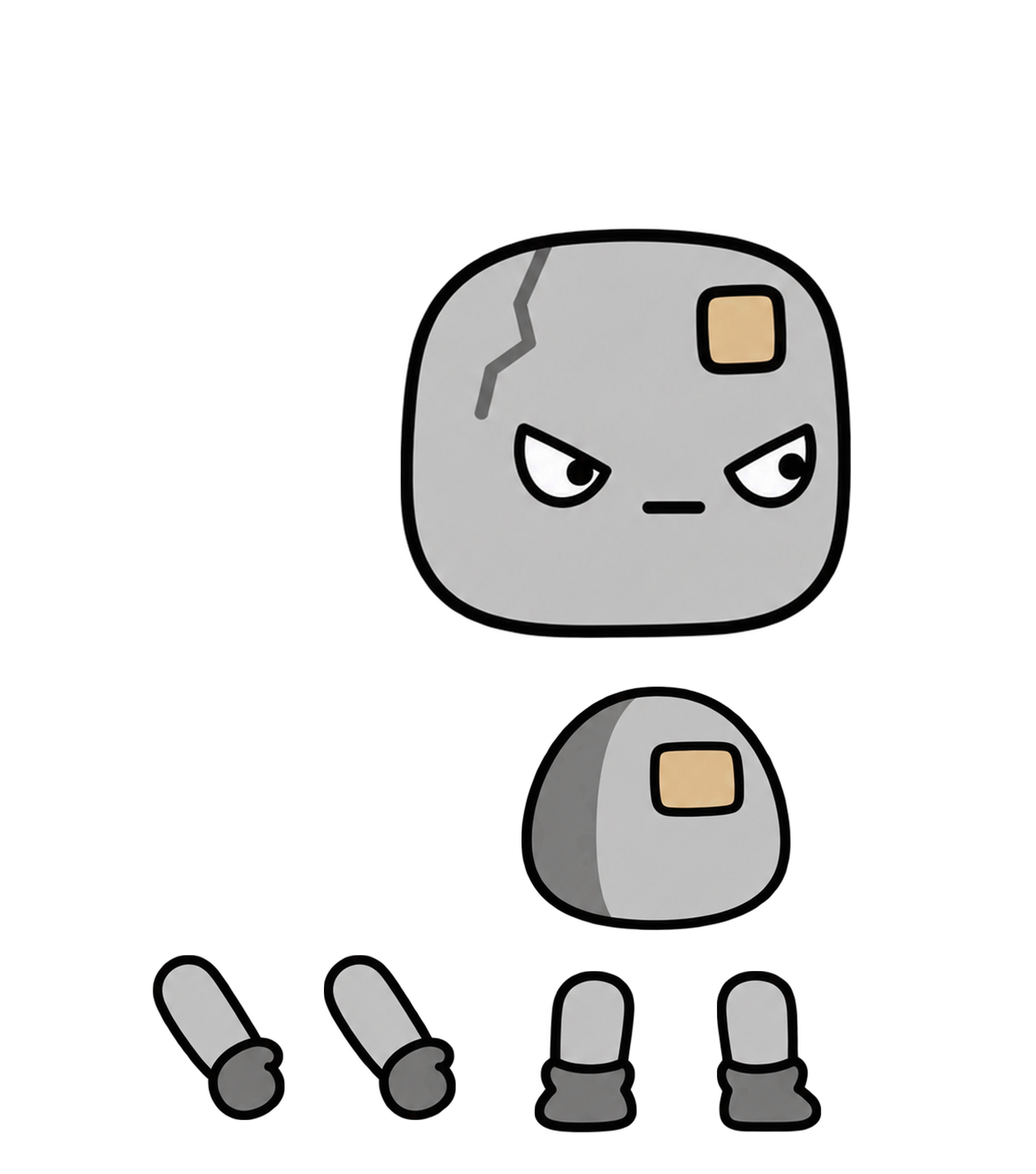
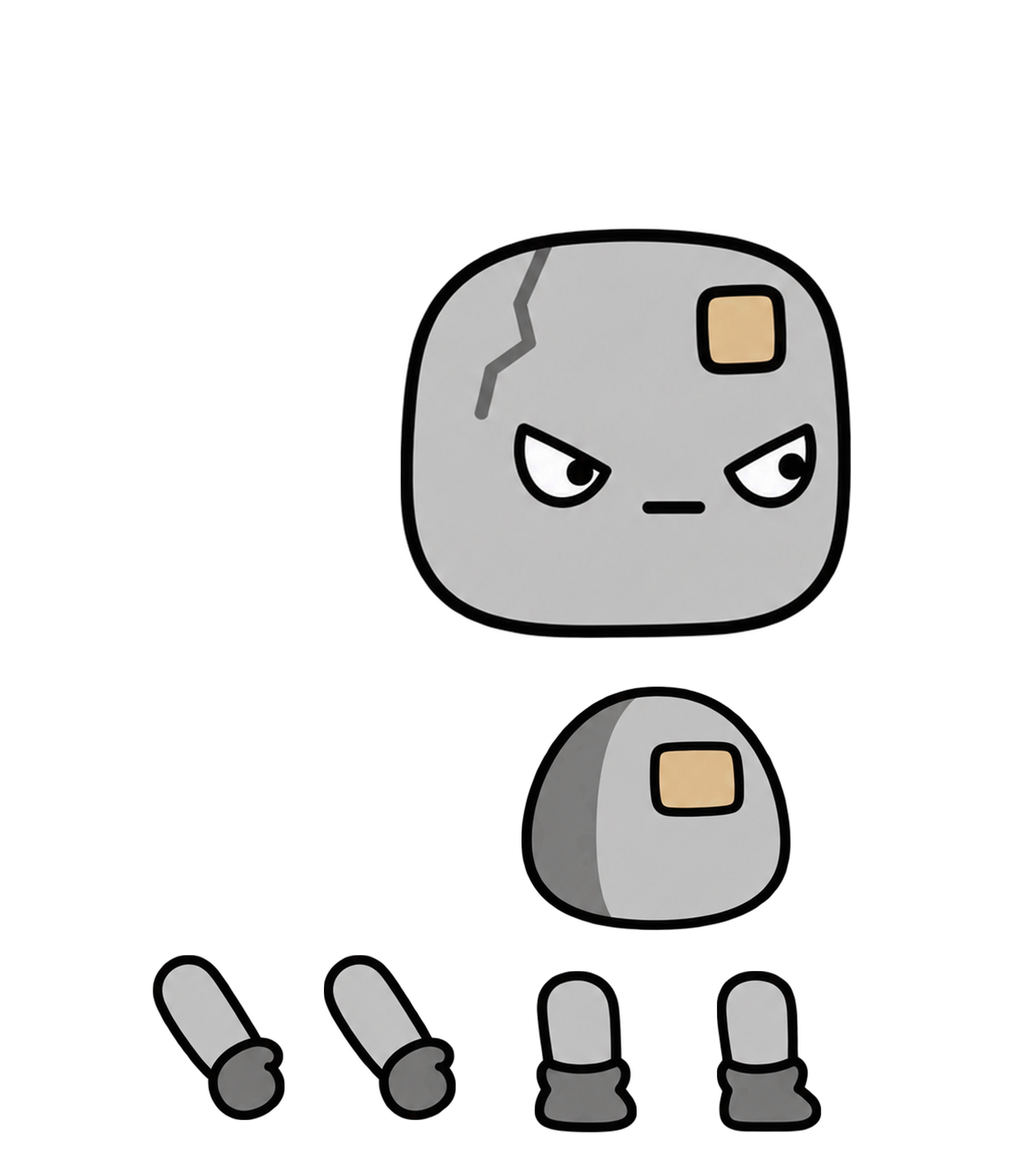
Comparing the layer stacks of the two 1036×1174 images. Changes:
painted on "다리1" over [534, 970, 637, 1133]
